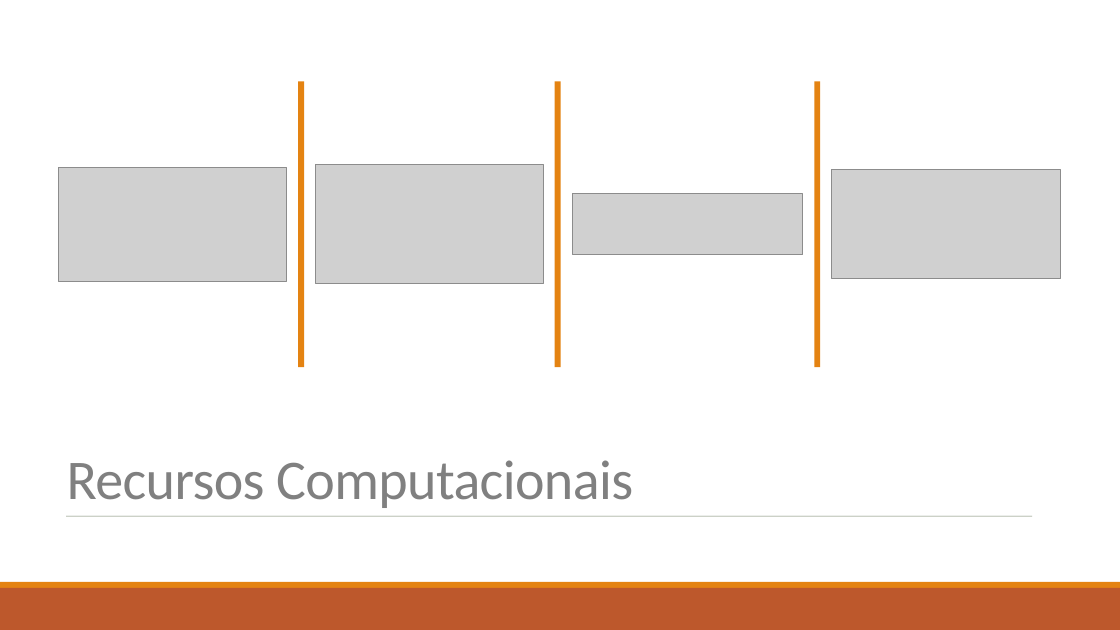
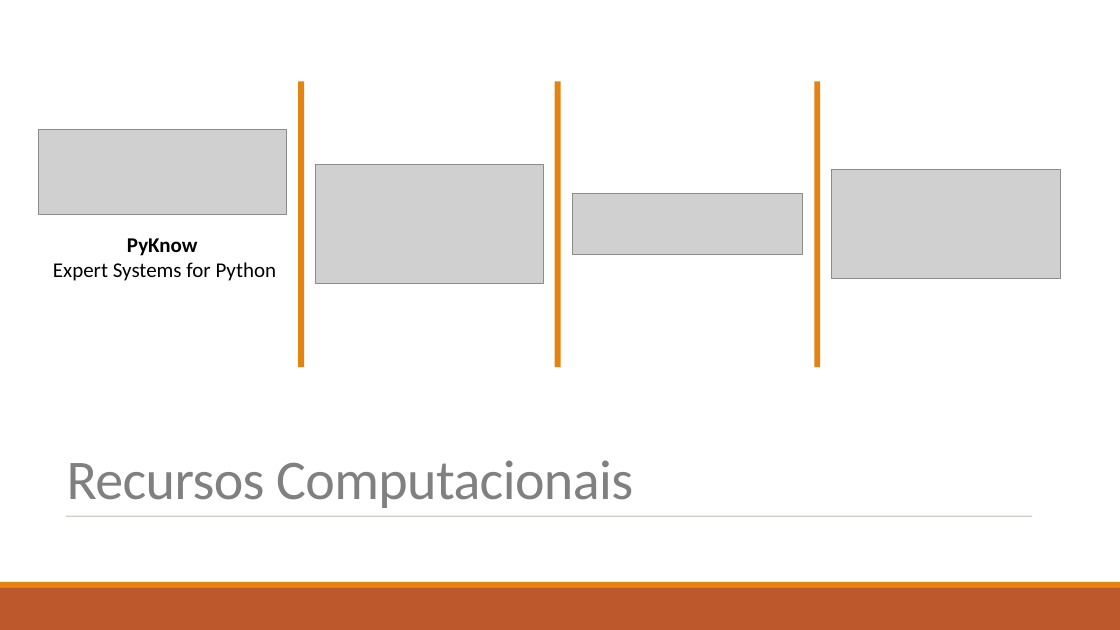
Before and after one commit to diisnc/Dialog_Agent_1819, a slide deck: slide 9 of Report/presentation_2.pptx. Drawn at 1120x630 pixels with LibreOffice and Linux fonts; fonts in the diff are those of the drawing; grey boxes stand for pictures. Boxes give left, top, right and bottom in pixels: in the first picture for what was removed or moved away, otherwise in the second. Text is boxed around its words. In the diff, an @@ line names an element or a change of style, - is before the commit and + after.

Commit message:
Final presentation image update

```diff
--- a/Report/presentation_2.pptx
+++ b/Report/presentation_2.pptx
@@ picture added at (39,129,287,214) @@
@@ picture removed at (58,167,287,281) @@
@@ text added at (53,238,277,281), 18 pt, text #000000 @@
+PyKnow
+Expert Systems for Python
```
Also in this commit, not shown: 2 other slides changed, 2 other files.
